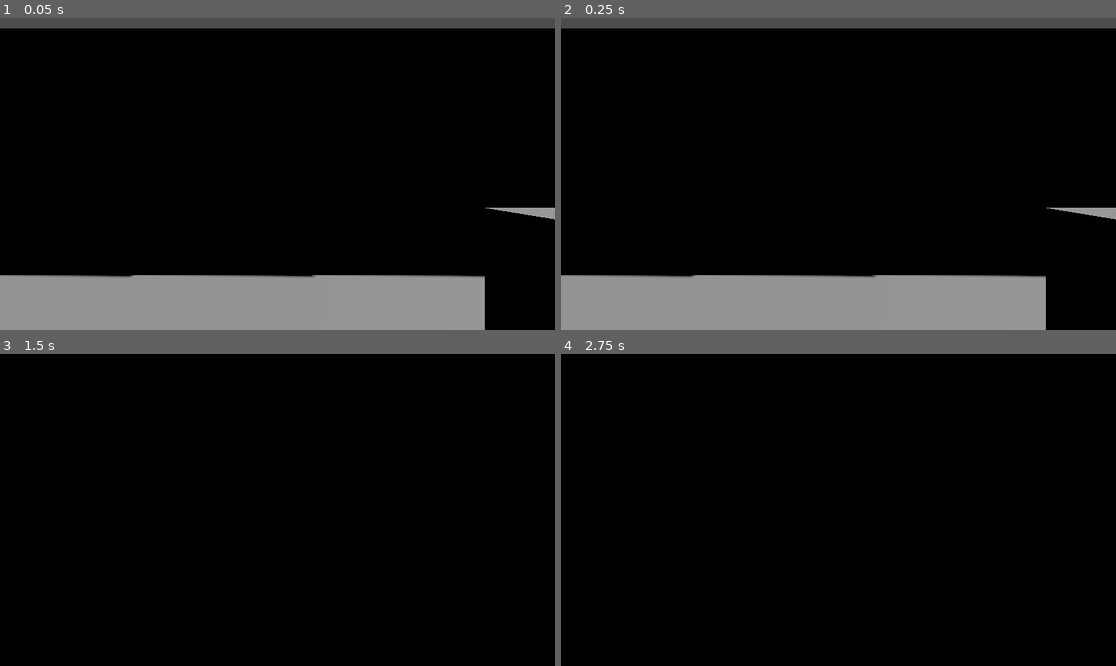
Above: before the commit, frames 1-4 (two rows, left to right).
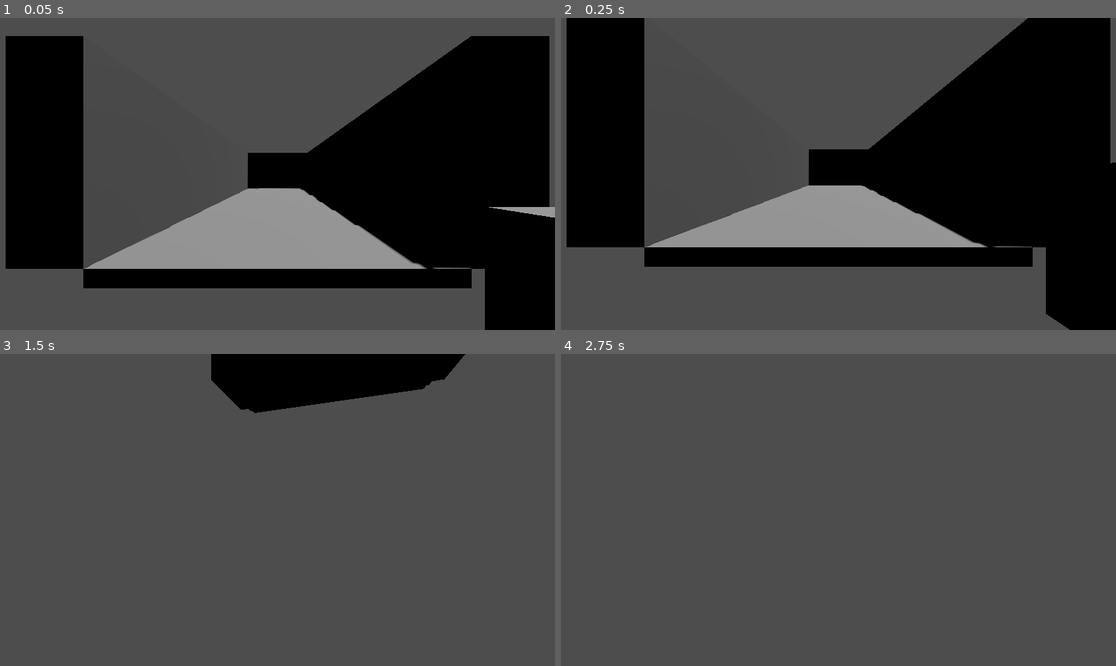
Above: after the commit, the same moments.

Repository: Joan986532/JamAFlot2026
Game: Godot game, scene res://scenes/main.tscn
Two runs of this game, one before a commit and one after it. Both use one fixed random seed, a clock stepped at 60 frames per second and the inputs below.
Inputs (mouse positions are in pixels of both pictures, inside the frame that each line leads up to):
- Up to frame 1 (0.05 s): no input
- Up to frame 2 (0.25 s): no input
- Up to frame 3 (1.5 s): tap Enter (ui_accept) at 0.5, 0.77 s; move the mouse to (305, 510) at 0.52 s; hold W (input_forward) from 0.53 s (still down); click (305, 510) at 0.6 s; move the mouse to (249, 510) at 1.27 s; click (249, 510) at 1.35 s
- Up to frame 4 (2.75 s): keep holding W (input_forward); tap Enter (ui_accept) at 1.52 s; move the mouse to (849, 503) at 2.02 s; click (849, 503) at 2.1 s

The runs differ from the first frame. In frame 1, 57% of the frame differs, in the area x 0-100%, y 3-100%; in frame 2, 55%; in frame 3, 94%; in frame 4, 100%, in the area x 0-100%, y 0-100%.
Error before the commit: Invalid type in function 'set_held_object' in base 'CharacterBody3D (character.gd)'. The Object-derived class of argument 1 (StaticBody3D) is not a subclass of…

Commit message:
add corridor

Diff:
--- /dev/null
+++ b/jam-a-flot-godot/scenes/corridor.tscn
@@ -0,0 +1,48 @@
+[gd_scene format=3 uid="uid://b72x6grkqaaoa"]
+
+[sub_resource type="BoxShape3D" id="BoxShape3D_f1tnb"]
+size = Vector3(15, 0.253, 5)
+
+[sub_resource type="BoxMesh" id="BoxMesh_36trf"]
+size = Vector3(15, 0.25, 5)
+
+[sub_resource type="BoxShape3D" id="BoxShape3D_ffxv4"]
+size = Vector3(15, 3, 1)
+
+[sub_resource type="BoxMesh" id="BoxMesh_85yof"]
+size = Vector3(15, 3, 1)
+
+[sub_resource type="BoxShape3D" id="BoxShape3D_eom3m"]
+size = Vector3(15, 3, 1)
+
+[node name="Main" type="Node3D" unique_id=463186992]
+
+[node name="Ground" type="StaticBody3D" parent="." unique_id=1078488154]
+
+[node name="CollisionShape3D" type="CollisionShape3D" parent="Ground" unique_id=251264818]
+transform = Transform3D(1, 0, 0, 0, 1, 0, 0, 0, 1, 0, -0.12657166, 0)
+shape = SubResource("BoxShape3D_f1tnb")
+
+[node name="MeshInstance3D" type="MeshInstance3D" parent="Ground" unique_id=942144615]
+transform = Transform3D(1, 0, 0, 0, 1, 0, 0, 0, 1, 0, -0.125, 0)
+mesh = SubResource("BoxMesh_36trf")
+
+[node name="Wall_South" type="StaticBody3D" parent="." unique_id=1623632946]
+
+[node name="CollisionShape3D" type="CollisionShape3D" parent="Wall_South" unique_id=2145665744]
+transform = Transform3D(1, 0, 0, 0, 1, 0, 0, 0, 1, 0, 1.5, 3)
+shape = SubResource("BoxShape3D_ffxv4")
+
+[node name="MeshInstance3D" type="MeshInstance3D" parent="Wall_South" unique_id=2013777947]
+transform = Transform3D(1, 0, 0, 0, 1, 0, 0, 0, 1, 0, 1.5, 3)
+mesh = SubResource("BoxMesh_85yof")
+
+[node name="Wall_North" type="StaticBody3D" parent="." unique_id=725245168]
+
+[node name="CollisionShape3D" type="CollisionShape3D" parent="Wall_North" unique_id=453282428]
+transform = Transform3D(1, 0, 0, 0, 1, 0, 0, 0, 1, 0, 1.5, -3)
+shape = SubResource("BoxShape3D_eom3m")
+
+[node name="MeshInstance3D" type="MeshInstance3D" parent="Wall_North" unique_id=1123299383]
+transform = Transform3D(1, 0, 0, 0, 1, 0, 0, 0, 1, 0, 1.5, -3)
+mesh = SubResource("BoxMesh_85yof")
--- /dev/null
+++ b/jam-a-flot-godot/scenes/main.gd
@@ -0,0 +1 @@
+extends Node3D
--- a/jam-a-flot-godot/scenes/main.tscn
+++ b/jam-a-flot-godot/scenes/main.tscn
@@ -1,17 +1,26 @@
 [gd_scene format=3 uid="uid://c75jspcl0bnvr"]
 
 [ext_resource type="PackedScene" uid="uid://b3p2m0dswt7ss" path="res://scenes/room.tscn" id="1_0wfyh"]
+[ext_resource type="Script" uid="uid://ddxw0rnyxe6b7" path="res://scenes/main.gd" id="1_tbgi4"]
 [ext_resource type="PackedScene" uid="uid://b6vjg25xr4k6c" path="res://scenes/character.tscn" id="2_sugp2"]
 [ext_resource type="PackedScene" uid="uid://cubkdlmiotlu8" path="res://scenes/static_object.tscn" id="3_sugp2"]
+[ext_resource type="PackedScene" uid="uid://b72x6grkqaaoa" path="res://scenes/corridor.tscn" id="3_tefeu"]
 [ext_resource type="PackedScene" uid="uid://caa7c1rr8w5qa" path="res://scenes/cube.tscn" id="4_jyhfs"]
 
 [node name="Node3D" type="Node3D" unique_id=523509601]
+script = ExtResource("1_tbgi4")
 
 [node name="DirectionalLight3D" type="DirectionalLight3D" parent="." unique_id=1570300939]
 transform = Transform3D(-0.9767772, -0.029975882, 0.21214998, 0.21185777, 0.01265289, 0.9772186, -0.031977292, 0.9994706, -0.0060084416, 0, 0, 0)
 shadow_enabled = true
 
-[node name="Room" parent="." unique_id=2124256174 instance=ExtResource("1_0wfyh")]
+[node name="Room" parent="." unique_id=2124256174 instance_placeholder="res://scenes/room.tscn"]
+
+[node name="Room2" parent="." unique_id=500258555 instance=ExtResource("1_0wfyh")]
+transform = Transform3D(1, 0, 0, 0, 1, 0, 0, 0, 1, 0, 0, -20.587929)
+
+[node name="Corridor" parent="." unique_id=463186992 instance=ExtResource("3_tefeu")]
+transform = Transform3D(-4.371139e-08, 0, 1, 0, 1, 0, -1, 0, -4.371139e-08, 0, 0, -10.146082)
 
 [node name="CharacterBody3D" parent="." unique_id=434899216 instance=ExtResource("2_sugp2")]
 transform = Transform3D(1, 0, 0, 0, 1, 0, 0, 0, 1, 0, 0.875, 0)
--- a/jam-a-flot-godot/scenes/room.tscn
+++ b/jam-a-flot-godot/scenes/room.tscn
@@ -42,7 +42,7 @@
 [sub_resource type="BoxShape3D" id="BoxShape3D_eom3m"]
 size = Vector3(15, 3, 1)
 
-[node name="Main" type="Node" unique_id=2124256174]
+[node name="Main" type="Node3D" unique_id=463186992]
 
 [node name="Ground" type="StaticBody3D" parent="." unique_id=1078488154]
 
Not shown, added: jam-a-flot-godot/scenes/main.gd.uid
